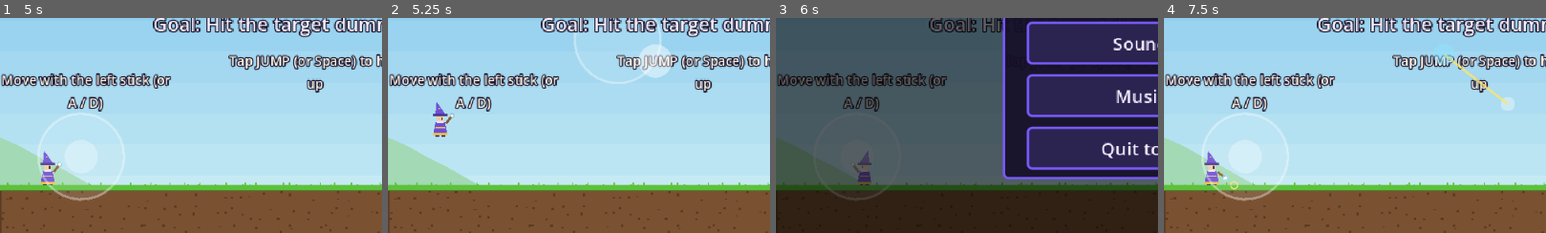
Above: before the commit, frames 1-4 (left to right).
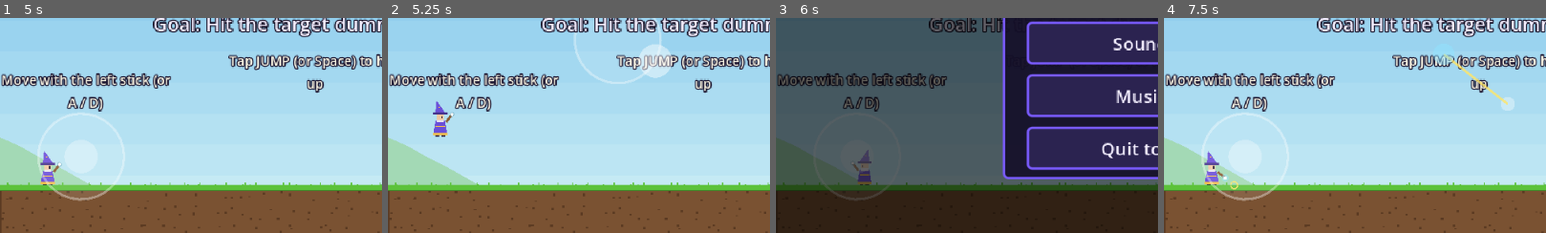
Above: after the commit, the same moments.

Repository: Lynnield/Arcane
Game: Godot game, scene res://scenes/ui/title.tscn
Same seed, same stepped clock (60 frames per second), same inputs: the game is played once before the commit and once after it.
Inputs (mouse positions are % of the whole screen's width and height, from its top left):
- Up to frame 1 (5 s): tap Enter at 0.5 s; move the mouse to (72, 45) at 0.52 s; hold D (move_right) 0.53-1.25 s; tap P at 0.6 s; click (72, 45) at 0.67 s; tap Space (jump) at 0.77 s; click "Play Offline" at 1.25 s; click "Adventure (5 levels)" at 2 s; click "1. The First Spell Best --" at 2.75 s; click "II" at 3.5 s; click "Restart" at 4.25 s
- Up to frame 2 (5.25 s): tap Space (jump) at 5 s; drag from (30, 55) to (45, 70) at 5.02 s
- Up to frame 3 (6 s): move the mouse to (60, 28) at 5.77 s; hold A (move_left) from 5.78 s (still down); tap P at 5.85 s
- Up to frame 4 (7.5 s): release A (move_left) at 6.5 s; click "Restart" at 6.5 s; tap Enter at 7.25 s; drag from (45, 70) to (20, 35) at 7.27 s
The pictures show only the part of the screen within x 0-50%, y 50-100%; the shares and areas given below are measured in that part.

Frame 1 is identical in both runs. In frame 2, 0.2% of the frame differs, in the area x 11-18%, y 38-52%; in frame 3, 0.1%; in frame 4, nothing differs.

Commit message:
refactor: move wizard drawing into WizardVisual
Player keeps physics, input and combat; WizardVisual only reads its state and draws it. No visual or gameplay change; prepares for animation work.

Diff:
--- a/scripts/player.gd
+++ b/scripts/player.gd
@@ -35,12 +35,13 @@
 var aiming := false
 var aim_velocity := Vector2.ZERO
 var invulnerable := 0.0
+## Seconds left of the white hit flash (read by WizardVisual).
+var hurt_flash := 0.0
+var visual: WizardVisual
 
 var _coyote := 0.0
 var _jump_buffer := 0.0
 var _cooldown := 0.0
-var _hurt_flash := 0.0
-var _anim := 0.0
 var _remote_target := Vector2.ZERO
 var _exclude: Array[RID] = []
 var _preview: TrajectoryPreview
@@ -58,21 +59,22 @@
 	_exclude.append(get_rid())
 	_preview = TrajectoryPreview.new()
 	add_child(_preview)
+	visual = WizardVisual.new()
+	visual.player = self
+	add_child(visual)
 	_remote_target = global_position
 	if controls:
 		controls.fire_requested.connect(try_fire)
 
 
 func _physics_process(delta: float) -> void:
-	_anim += delta
 	invulnerable = maxf(invulnerable - delta, 0.0)
-	_hurt_flash = maxf(_hurt_flash - delta, 0.0)
+	hurt_flash = maxf(hurt_flash - delta, 0.0)
 	_cooldown = maxf(_cooldown - delta, 0.0)
 	modulate.a = 0.35 if invulnerable > 0.0 and int(invulnerable * 12.0) % 2 == 0 else 1.0
 
 	if not is_local:
 		global_position = global_position.lerp(_remote_target, minf(1.0, delta * 15.0))
-		queue_redraw()
 		return
 
 	var axis := 0.0
@@ -107,7 +109,6 @@
 	if absf(axis) > 0.1:
 		facing = 1 if axis > 0.0 else -1
 	_update_aim()
-	queue_redraw()
 
 
 func _update_aim() -> void:
@@ -157,7 +158,7 @@
 	var previous := health
 	health = clampi(value, 0, max_health)
 	if health < previous:
-		_hurt_flash = 0.15
+		hurt_flash = 0.15
 		Sfx.play("hurt")
 		hurt.emit()
 	health_changed.emit(health, max_health)
@@ -187,40 +188,3 @@
 	facing = 1 if new_facing >= 0 else -1
 	aiming = is_aiming
 	aim_velocity = aim_vel
-
-
-func _draw() -> void:
-	var f := float(facing)
-	var robe := Color.WHITE if _hurt_flash > 0.0 else robe_color
-	var dark := robe.darkened(0.35)
-	var skin := Color("f1c7a0")
-	var bob := 0.0
-	if absf(velocity.x) > 10.0 and absf(velocity.y) < 1.0 and int(_anim * 10.0) % 2 == 0:
-		bob = -1.0
-
-	# Robe and feet
-	draw_rect(Rect2(-4, -1, 3, 1), Color("2a1f3d"))
-	draw_rect(Rect2(1, -1, 3, 1), Color("2a1f3d"))
-	draw_colored_polygon(PackedVector2Array([
-		Vector2(-6, -1), Vector2(6, -1), Vector2(4, -12 + bob), Vector2(-4, -12 + bob)]), robe)
-	draw_rect(Rect2(-6, -3, 12, 2), trim_color)
-	draw_rect(Rect2(-4, -8 + bob, 8, 1), trim_color)
-	# Head
-	draw_rect(Rect2(-3, -18 + bob, 6, 6), skin)
-	draw_rect(Rect2(1.0 if f > 0.0 else -2.0, -16 + bob, 1, 2), Color("1b1530"))
-	draw_rect(Rect2(-3, -13 + bob, 6, 2), Color("e8e4f0"))
-	# Hat
-	draw_rect(Rect2(-6, -19 + bob, 12, 2), dark)
-	draw_colored_polygon(PackedVector2Array([
-		Vector2(-4, -19 + bob), Vector2(4, -19 + bob), Vector2(-3.0 * f, -29 + bob)]), robe)
-	draw_rect(Rect2(-1.0 * f - 0.5, -24 + bob, 1, 1), trim_color)
-	# Wand
-	var dir := aim_velocity.normalized() if aiming and aim_velocity != Vector2.ZERO else Vector2(0.6 * f, -0.8).normalized()
-	var hand := Vector2(HAND.x * f, HAND.y + bob)
-	draw_line(hand, hand + dir * WAND_LENGTH, Color("8a5a32"), 2.0)
-	var glow := orb_color if aiming else orb_color.darkened(0.3)
-	draw_circle(hand + dir * WAND_LENGTH, 3.0 if aiming else 2.0, Color(glow, 0.5))
-	draw_circle(hand + dir * WAND_LENGTH, 1.2, Color.WHITE)
-	if show_marker:
-		draw_colored_polygon(PackedVector2Array([
-			Vector2(-3, -36), Vector2(3, -36), Vector2(0, -32)]), Color("f2c14e"))
--- /dev/null
+++ b/scripts/wizard_visual.gd
@@ -0,0 +1,48 @@
+class_name WizardVisual
+extends Node2D
+## Draws and animates a Player. Purely visual: it reads the player's state and
+## never changes physics, so the hitbox and the orb spawn point stay the same.
+
+var player: Player
+
+
+func _process(_delta: float) -> void:
+	queue_redraw()
+
+
+func _draw() -> void:
+	var p := player
+	var f := float(p.facing)
+	var robe := Color.WHITE if p.hurt_flash > 0.0 else p.robe_color
+	var dark := robe.darkened(0.35)
+	var skin := Color("f1c7a0")
+	var bob := 0.0
+	if absf(p.velocity.x) > 10.0 and absf(p.velocity.y) < 1.0 and int(Time.get_ticks_msec() / 100) % 2 == 0:
+		bob = -1.0
+
+	# Robe and feet
+	draw_rect(Rect2(-4, -1, 3, 1), Color("2a1f3d"))
+	draw_rect(Rect2(1, -1, 3, 1), Color("2a1f3d"))
+	draw_colored_polygon(PackedVector2Array([
+		Vector2(-6, -1), Vector2(6, -1), Vector2(4, -12 + bob), Vector2(-4, -12 + bob)]), robe)
+	draw_rect(Rect2(-6, -3, 12, 2), p.trim_color)
+	draw_rect(Rect2(-4, -8 + bob, 8, 1), p.trim_color)
+	# Head
+	draw_rect(Rect2(-3, -18 + bob, 6, 6), skin)
+	draw_rect(Rect2(1.0 if f > 0.0 else -2.0, -16 + bob, 1, 2), Color("1b1530"))
+	draw_rect(Rect2(-3, -13 + bob, 6, 2), Color("e8e4f0"))
+	# Hat
+	draw_rect(Rect2(-6, -19 + bob, 12, 2), dark)
+	draw_colored_polygon(PackedVector2Array([
+		Vector2(-4, -19 + bob), Vector2(4, -19 + bob), Vector2(-3.0 * f, -29 + bob)]), robe)
+	draw_rect(Rect2(-1.0 * f - 0.5, -24 + bob, 1, 1), p.trim_color)
+	# Wand
+	var dir := p.aim_velocity.normalized() if p.aiming and p.aim_velocity != Vector2.ZERO else Vector2(0.6 * f, -0.8).normalized()
+	var hand := Vector2(Player.HAND.x * f, Player.HAND.y + bob)
+	draw_line(hand, hand + dir * Player.WAND_LENGTH, Color("8a5a32"), 2.0)
+	var glow := p.orb_color if p.aiming else p.orb_color.darkened(0.3)
+	draw_circle(hand + dir * Player.WAND_LENGTH, 3.0 if p.aiming else 2.0, Color(glow, 0.5))
+	draw_circle(hand + dir * Player.WAND_LENGTH, 1.2, Color.WHITE)
+	if p.show_marker:
+		draw_colored_polygon(PackedVector2Array([
+			Vector2(-3, -36), Vector2(3, -36), Vector2(0, -32)]), Color("f2c14e"))
Not shown, added: scripts/wizard_visual.gd.uid
